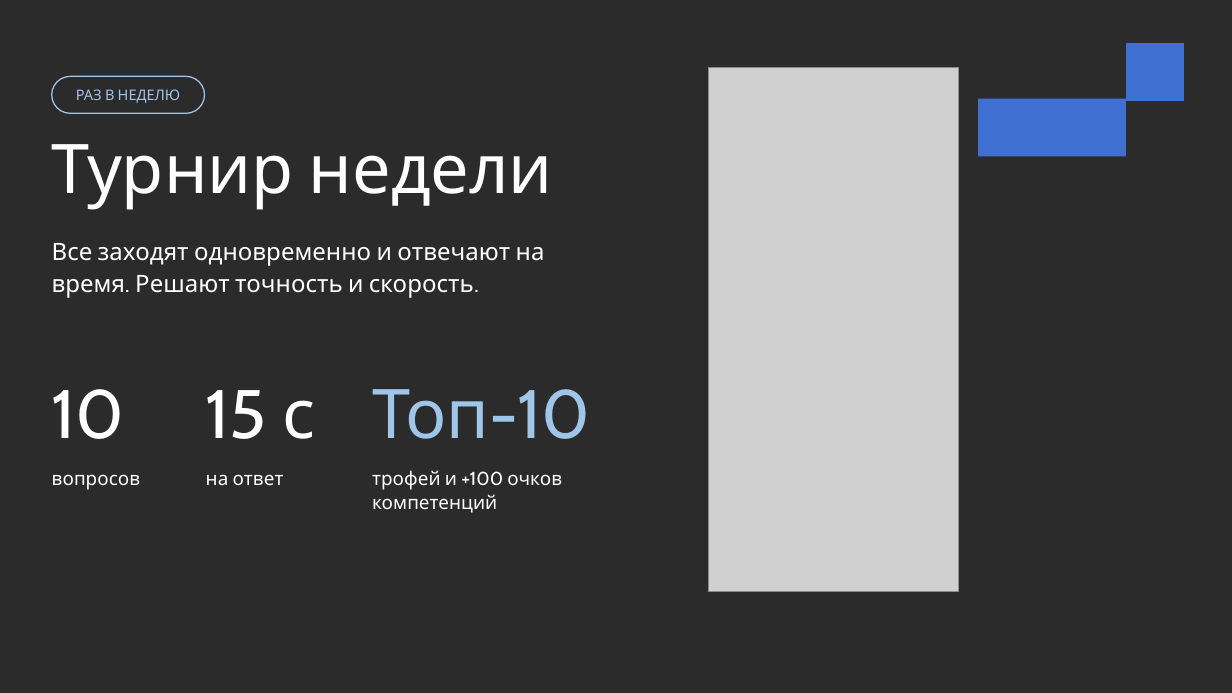
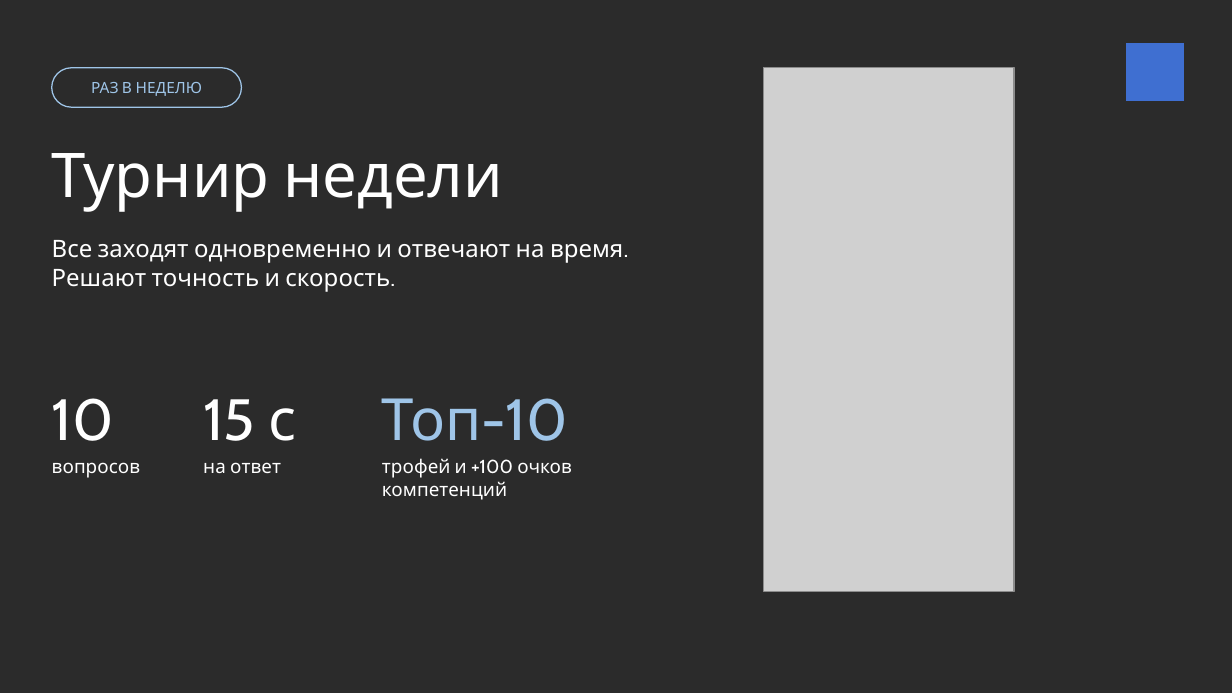
Before and after one commit to tuhlopuz1/mosgortrans-presentation, a slide deck: slide 7 of Магистраль 400 — финал.pptx (slide 8 before the commit). Drawn at 1232x693 pixels with LibreOffice and Linux fonts; fonts in the diff are those of the drawing; grey boxes stand for pictures; background and template pictures are left out; a plain dark background stands for a picture behind light text. Boxes give left, top, right and bottom in pixels: in the first picture for what was removed or moved away, otherwise in the second. Text is boxed around its words. In the diff, an @@ line names an element or a change of style, - is before the commit and + after.

```diff
--- a/Магистраль 400 — финал.pptx
+++ b/Магистраль 400 — финал.pptx
@@ rounded rectangle "РАЗ В НЕДЕЛЮ": place and size @@
-rounded rectangle "РАЗ В НЕДЕЛЮ" at box(76, 89, 181, 103)
+rounded rectangle "РАЗ В НЕДЕЛЮ" at box(52, 68, 241, 107)
@@ rounded rectangle "РАЗ В НЕДЕЛЮ" at box(52, 68, 241, 107): size 8.5 to 9 pt; outline none to #9FC5E8 0.75 pt @@
@@ rounded rectangle removed at box(52, 76, 205, 113) @@
@@ picture: place and size @@
-picture at box(708, 68, 958, 591)
+picture at box(764, 68, 1014, 591)
@@ rectangle removed at box(978, 99, 1126, 156) @@
@@ text "Турнир недели": place and size @@
-text "Турнир недели" at box(52, 243, 545, 298)
+text "Турнир недели" at box(52, 153, 623, 292)
@@ text removed at box(52, 144, 553, 210) @@
-Турнир недели
@@ text at box(52, 153, 502, 212): paragraph added @@
+Турнир недели
@@ text at box(52, 240, 623, 292): line spacing 1.1 to 1; more space between paragraphs @@
@@ text "10": place and size @@
-text "10" at box(52, 474, 141, 490)
+text "10" at box(52, 398, 141, 478)
@@ text removed at box(52, 389, 125, 439) @@
-10
@@ text "15 с": place and size @@
-text "15 с" at box(206, 474, 284, 485)
+text "15 с" at box(203, 399, 296, 473)
@@ text removed at box(372, 389, 590, 439) @@
-Топ-10
@@ text "Топ-10": place and size @@
-text "Топ-10" at box(372, 470, 562, 513)
+text "Топ-10" at box(382, 398, 572, 500)
@@ text at box(52, 398, 114, 441): paragraph added @@
+10
@@ text at box(203, 399, 296, 441): paragraph added @@
+15 с
@@ text removed at box(206, 390, 315, 439) @@
-15 с
@@ text at box(382, 398, 568, 441): paragraph added @@
+Топ-10
@@ text at box(52, 462, 141, 478): line spacing 1.05 to 1; more space between paragraphs @@
@@ text at box(203, 462, 281, 473): line spacing 1.05 to 1; more space between paragraphs @@
@@ text at box(382, 458, 572, 500): line spacing 1.05 to 1; more space between paragraphs @@
```
Also in this commit, not shown: 13 other slides changed, 3 slides removed.
